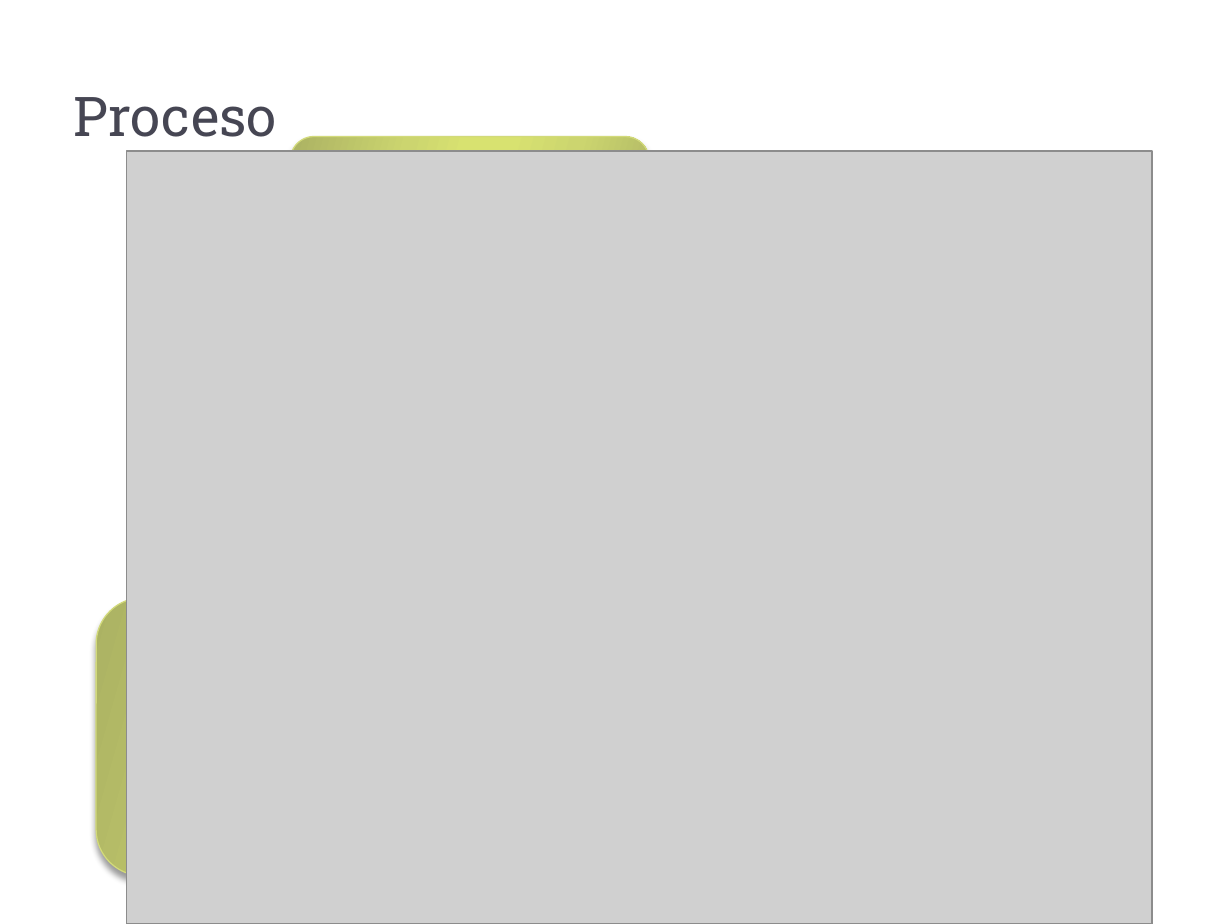
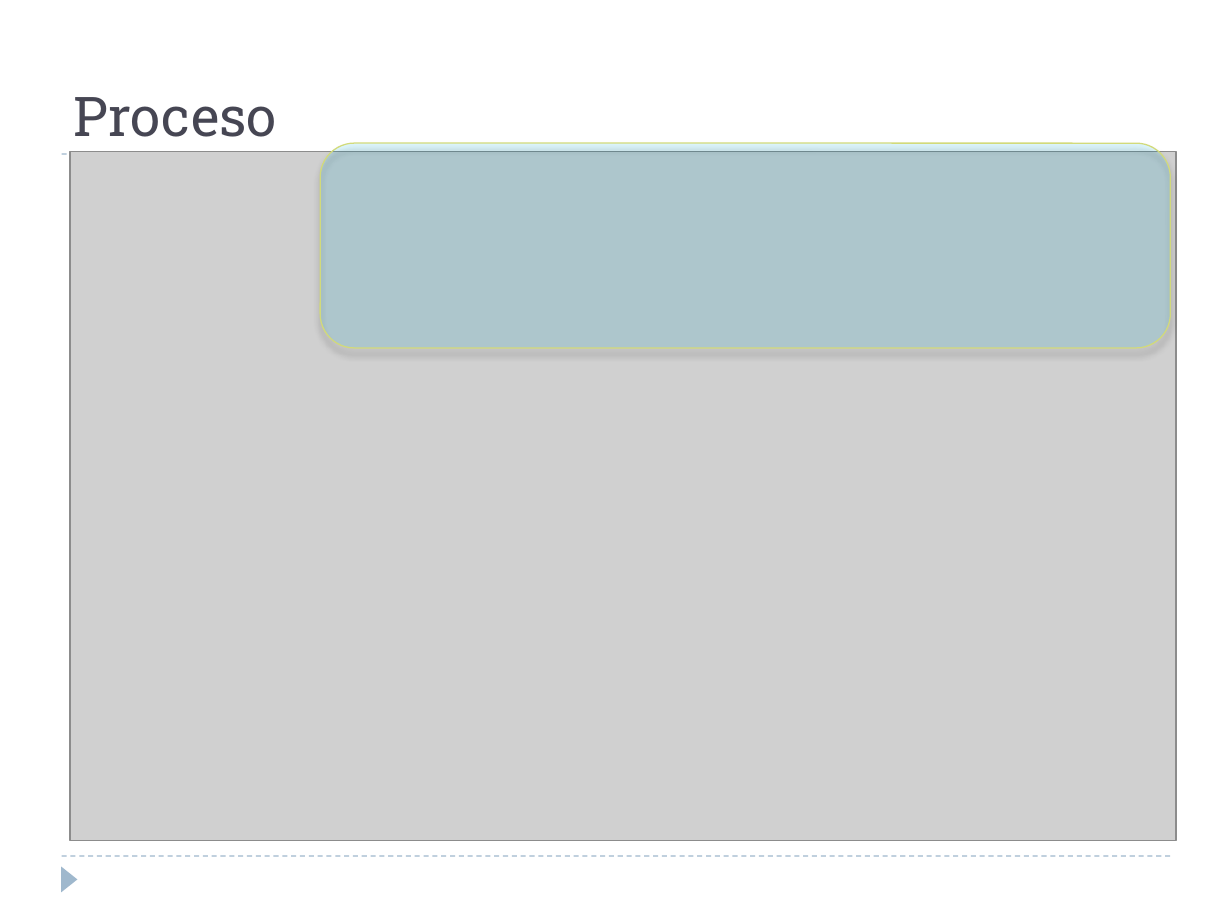
Before and after one commit to alejandrorago/qatesis2, a slide deck: slide 12 of Capitulos Finales/Filminas.pptx. Drawn at 1232x924 pixels with LibreOffice and Linux fonts; fonts in the diff are those of the drawing; grey boxes stand for pictures. Boxes give left, top, right and bottom in pixels: in the first picture for what was removed or moved away, otherwise in the second. Text is boxed around its words. In the diff, an @@ line names an element or a change of style, - is before the commit and + after.

```diff
--- a/Capitulos Finales/Filminas.pptx
+++ b/Capitulos Finales/Filminas.pptx
@@ rounded rectangle: place and size @@
-rounded rectangle at [291, 137, 649, 280]
+rounded rectangle at [320, 143, 1170, 347]
@@ rounded rectangle at [320, 143, 1170, 347]: fill gradient #ACB264 to #CCD570 to #D9E371 to #00CCFF at 12% opacity @@
@@ line added from (62, 154) to (1170, 154), #9FB8CD 0.75 pt dashed @@
@@ picture: place and size @@
-picture at [127, 152, 1152, 924]
+picture at [70, 152, 1177, 840]
@@ rounded rectangle removed at [261, 294, 756, 586] @@
@@ rounded rectangle removed at [96, 598, 949, 876] @@
@@ line added from (62, 856) to (1170, 856), #9FB8CD 0.75 pt dashed @@
@@ triangle added at [62, 866, 78, 892], fill #9FB8CD @@
```
Also in this commit, not shown: 5 slides added.
